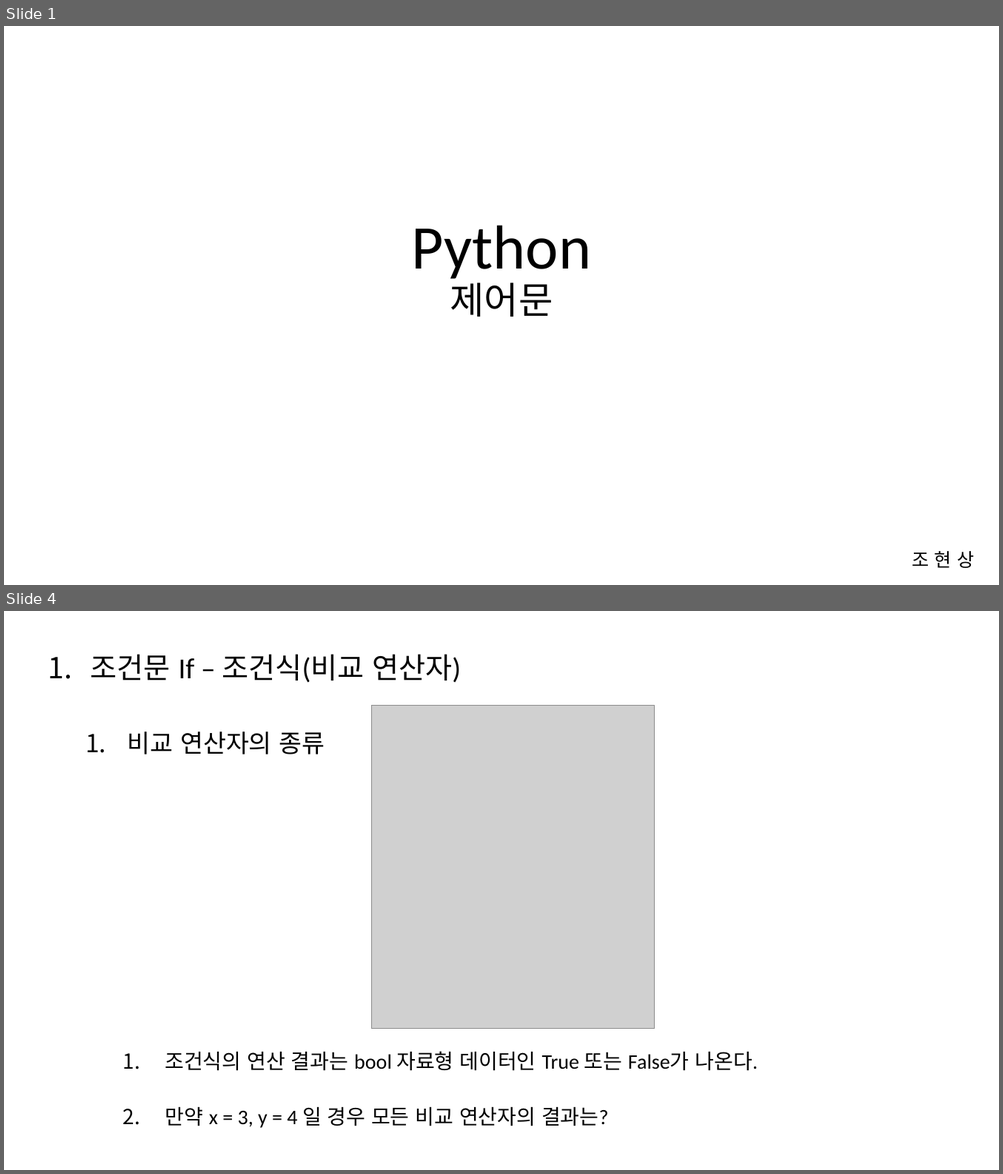
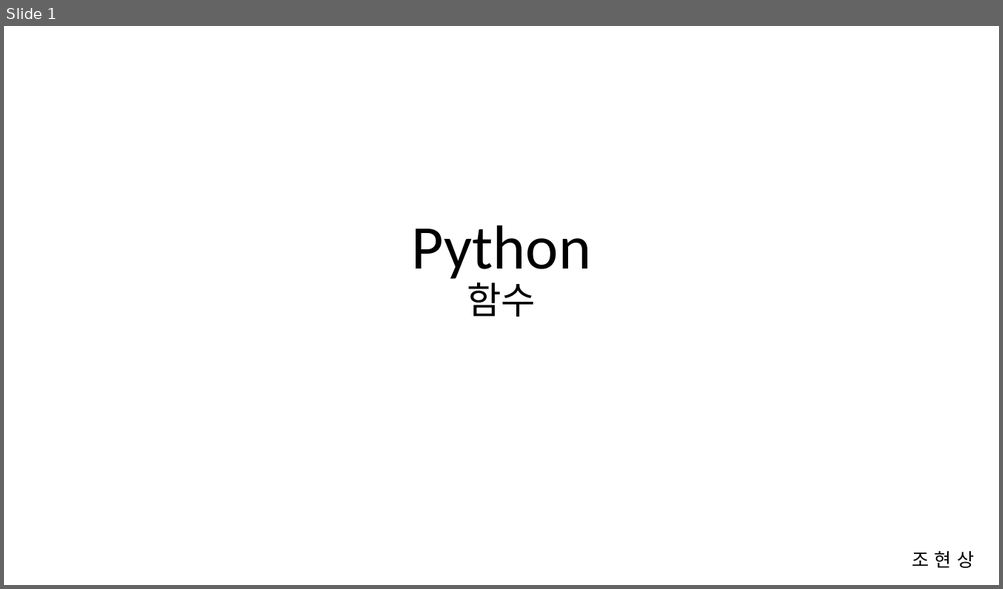
Before and after one commit to Cho-Hyeon-Sang/python, a slide deck: 3_Function/python_함수.pptx. Shown one above the other, each under a label of ours: slides 1 and 4 before the commit, slide 1 after it; the slides between them are not shown. The pictures are 1003x1174 and 1003x589 pixels, drawn with LibreOffice and Linux fonts; fonts in the diff are those of the drawing; grey boxes stand for pictures. Boxes give left, top, right and bottom in pixels: in the first picture for what was removed or moved away, otherwise in the second. Text is boxed around its words. In the diff, an @@ line names an element or a change of style, - is before the commit and + after.

Commit message:
Feat : 함수 ppt 추가

```diff
--- a/3_Function/python_함수.pptx
+++ b/3_Function/python_함수.pptx
@@ slide 4 removed at [4,611,999,1170], background #FFFFFF @@
@@ text removed at [91,654,758,1128] @@
-1. 조건문 If – 조건식(비교 연산자)
-  1. 비교 연산자의 종류
-    1. 조건식의 연산 결과는 bool 자료형 데이터인 True 또는 False가 나온다.
-    2. 만약 x = 3, y = 4 일 경우 모든 비교 연산자의 결과는?
@@ picture removed at [371,706,654,1029] @@
@@ slide 1 changed as well @@
@@ title at [411,225,591,317]: text changed @@
-Python
-제어문
+Python
+함수
```
Also in this commit, not shown: 7 slides added, 12 other slides removed, 1 other file.
